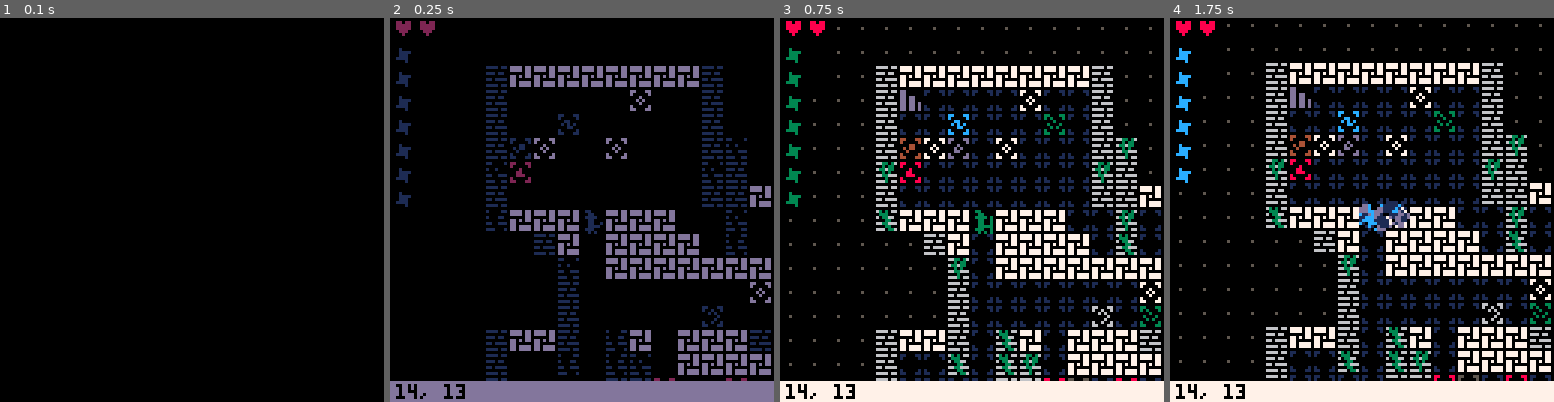
Above: before the commit, frames 1-4 (left to right).
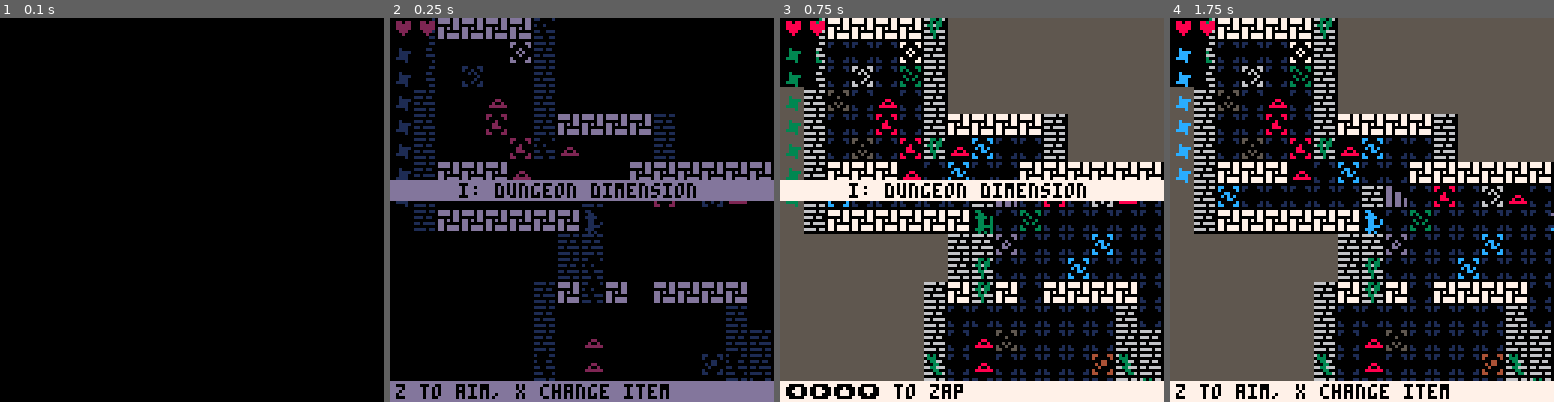
Above: after the commit, the same moments.

Repository: DanBrooker/octarine-7drl
Game: PICO-8 cartridge octarine.p8
The game is run twice, just before and just after one commit, with the same random seed, the same clock (stepped at 60 frames per second) and the same inputs.
Inputs:
- Up to frame 1 (0.1 s): no input
- Up to frame 2 (0.25 s): no input
- Up to frame 3 (0.75 s): tap X (X key) at 0.33 s; tap O (Z key) at 0.7 s
- Up to frame 4 (1.75 s): tap X (X key) at 1.07 s; hold Right from 1.6 s (still down); tap O (Z key) at 1.7 s

Frame 1 is identical in both runs. In frame 2, 24% of the frame differs, in the area x 0-100%, y 0-100%; in frame 3, 59%; in frame 4, 62%.

Commit message:
add enemies to the map

Diff:
--- a/octarine.p8
+++ b/octarine.p8
@@ -5,7 +5,7 @@
 -- draconisnz
 screen = 127
 size=32
-dev=true
+dev=false
 
 function entity_create(x, y, spr, col, name, args)
   local new_entity = {
@@ -124,6 +124,22 @@
  end
 end
 
+function minimap_draw()
+  for x=0, size-1 do
+    for y=0, size-1 do
+			  if mget(x,y) then
+	      pset(x, y, mget(x,y) % 15 + 1)
+			  end
+    end
+  end
+
+	foreach(entities, function(entity)
+		pset(entity.x,entity.y,8)
+	end)
+
+ pset(player.x,player.y,8)
+end
+
 function startgame()
  fadeperc=1
  buttbuff=-1
@@ -156,31 +172,34 @@
  entities={player}
  -- map gen should go here
 
- for i=1,size do
-  for j=1,size do
+ for i=0,size do
+  for j=0,size do
    mset(i,j, 81)
   end
  end
 
  rooms = {}
- area = 30
+ area = 26
  for i=1,8 do
   local width = rand(4, 10)
   local height = rand(4, area/width)
+  local x, y = rand(2, 28-width), rand(2, 28-height)
   room = {
-   x=rand(2, 28-width),
-   y=rand(2, 28-height),
+   x=x,
+   y=y,
+   mx=x+width,
+   my=y+height,
    w=width,
    h=height,
    i=i
   }
   add(rooms, room)
-  for i=room.x,room.x+room.w do
-   for j=room.y,room.y+room.h do
+  for i=room.x,room.mx do
+   for j=room.y,room.my do
     local tile = 113
-    if i == room.x or i == room.x+room.w then
+    if i == room.x or i == room.mx then
      tile = randa(walltiles)
-    elseif j == room.y or j == room.y+room.h then
+    elseif j == room.y or j == room.my then
      tile = 68
     elseif rand(1,10) > 8 then -- 20%
      tile = randa(magictiles)
@@ -206,17 +225,11 @@
      mset(point[1],point[2], 113)
     end
    end
- end
-
- -- add(enemies, entity_create(12, 3, 51, 8, 'red slime', {}))
- -- add(enemies, entity_create(10, 5, 35, 9, 'orange mushroom'), {hp=3})
- -- add(enemies, entity_create(12, 5, 19, 5, 'bat', {flying= true}))
-
- -- add(enemies, entity_create(9, 10, 35, 12, 'blue mushroom', {}))
- --
- -- add(enemies, entity_create(6, 13, 35, 12, 'blue mushroom', {hp=3}))
- -- add(enemies, entity_create(13, 12, 35, 2, 'purple mushroom', {hp=3}))
- -- add(enemies, entity_create(10, 15, 35, 14, 'pink mushroom', {hp=3}))
+
+   decorate(room)
+   if (i > 1) infest(room)
+ end
+
  player.x = rooms[1].x + 1
  player.y = rooms[1].y + 1
 
@@ -233,7 +246,50 @@
  end
  mset(exx, exy, 97)
 
- -- banner(levels[level])
+ banner(levels[level])
+end
+
+function plants(room)
+
+end
+
+function holes(room)
+
+end
+
+roomtypes = { plants, holes }
+function decorate(room)
+ local func = randa(roomtypes)
+end
+
+function random_in_room(room)
+ -- add(debug, "room " .. room.x .. "," .. room.y .. "," .. room.w .. "," .. room.h )
+ local n, x, y = 2, 0, 0
+ repeat
+  x, y = rand(room.x+1, room.w-2), rand(room.y+1, room.h-2)
+  n += 1
+  -- add(debug, "rnd " .. x .. "," .. y )
+  if (not walkable(x, y, "entities")) x = 0
+ until x > 0 or n == 0
+
+ return x, y
+end
+
+-- add(enemies, entity_create(12, 3, 51, 8, 'red slime', {}))
+-- add(enemies, entity_create(10, 5, 35, 9, 'orange mushroom'), {hp=3})
+-- add(enemies, entity_create(12, 5, 19, 5, 'bat', {flying= true}))
+
+-- add(enemies, entity_create(9, 10, 35, 12, 'blue mushroom', {}))
+--
+-- add(enemies, entity_create(6, 13, 35, 12, 'blue mushroom', {hp=3}))
+-- add(enemies, entity_create(13, 12, 35, 2, 'purple mushroom', {hp=3}))
+-- add(enemies, entity_create(10, 15, 35, 14, 'pink mushroom', {hp=3}))
+
+function infest(room)
+ for i=1,rand(1,4) do
+  local x, y = random_in_room(room)
+  if (x) entity_create(x, y, 51, 8, 'red slime', {})
+ end
 end
 
 function banner(text)
@@ -325,6 +381,7 @@
   oprint8(f.txt,f.x,f.y,f.c,0)
  end
  ui()
+ if(dev) minimap_draw()
 end
 
 function player_ani( item )
@@ -352,7 +409,7 @@
     entity.mov = nil
     local tile = mget(entity.x,entity.y)
     if fget(tile, 6) then
-     if tile == 97 then
+     if tile == 97 and entity == player then
       -- stairs
       mapgen(lvl + 1)
      -- else
@@ -369,7 +426,7 @@
   if (_push_wait) wait(_push_wait)
   _upd=_push_upd or update_game
 
-  if (player.hp == 0) endgame()
+  if (player.hp <= 0) endgame()
   -- if checkend() then
   --  doai()
   -- end
@@ -1024,7 +1081,7 @@
 	while #queue > 0 do
 		local v = pop(queue)
 		local x,y = vec2xy(v)
-		if not (x <= 0 or x >= mapsize_x or y <= 0 or y >= mapsize_y) then
+		if not (x <= 0 or x >= size or y <= 0 or y >= size) then
 			push(seen,v)
 			if action(x,y) == true then break end
 			for adj in all(adjacent(x,y)) do
@@ -1080,14 +1137,14 @@
 000000000000100000010000303030307707777055000550c00c0cc0000000000000000000000000000000000000000000000000000000000000000000000000
 666606600000000000000000303330307707777055555550c00c0cc0000000000000000000000000000000000000000000000000000000000000000000000000
 000000000000000000000000000000000000000055555550c00c0cc0000000000000000000000000000000000000000000000000000000000000000000000000
-663303600000000000000000000000000000000000000000c00c0cc0000000000000000000000000000000000000000000000000000000000000000000000000
-003033000000000000008000000000000000000000505550c00c0cc0000000000000000000000000000000000000000000000000000000000000000000000000
-633633000000000000808800000011100000000050505550c00c0cc0000000000000000000000000000000000000000000000000000000000000000000000000
-003030000005000000888800000011100000000050050550cc0c0cc0000000000000000000000000000000000000000000000000000000000000000000000000
-663366600000000000888000000000000555555055005550ccccccc0000000000000000000000000000000000000000000000000000000000000000000000000
-0003000000000000008888001110001155555550550555500ccc0c00000000000000000000000000000000000000000000000000000000000000000000000000
-66630660000000000888888011100011555555505550555000c00000000000000000000000000000000000000000000000000000000000000000000000000000
-00000000000000000000000000000000555555505555555000000000000000000000000000000000000000000000000000000000000000000000000000000000
+663303605555555500000000000000000000000000000000c00c0cc0000000000000000000000000000000000000000000000000000000000000000000000000
+003033005555555500008000000000000000000000505550c00c0cc0000000000000000000000000000000000000000000000000000000000000000000000000
+633633005555555500808800000011100000000050505550c00c0cc0000000000000000000000000000000000000000000000000000000000000000000000000
+003030005555555500888800000011100000000050050550cc0c0cc0000000000000000000000000000000000000000000000000000000000000000000000000
+663366605555555500888000000000000555555055005550ccccccc0000000000000000000000000000000000000000000000000000000000000000000000000
+0003000055555555008888001110001155555550550555500ccc0c00000000000000000000000000000000000000000000000000000000000000000000000000
+66630660555555550888888011100011555555505550555000c00000000000000000000000000000000000000000000000000000000000000000000000000000
+00000000555555550000000000000000555555505555555000000000000000000000000000000000000000000000000000000000000000000000000000000000
 63030660dd0000000000000000000000000000000000000000000000000000000000000000000000000000000000000000000000000000000000000000000000
 03330000dd0000000000000000000000000000000000000000000000000000000000000000000000000000000000000000000000000000000000000000000000
 60336600dd0dd0000000770000000000000770000000000000000000000000000000000000000000000000000000000000000000000000000000000000000000
